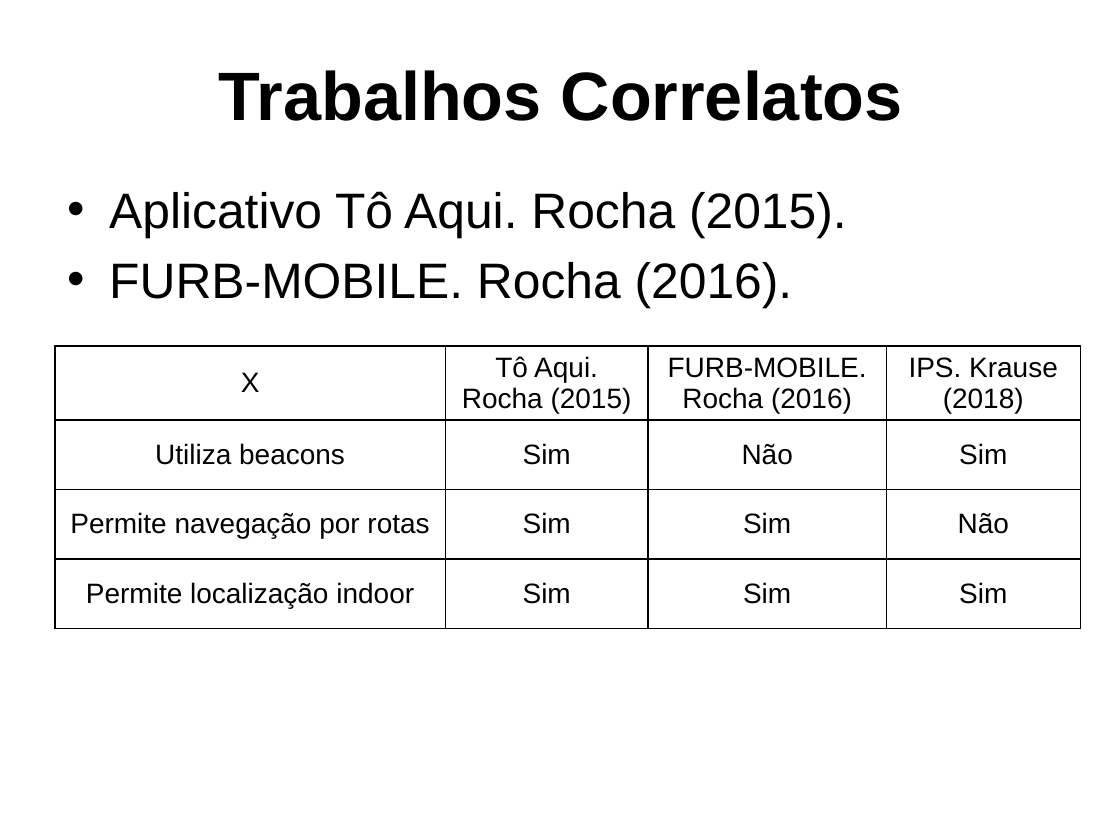
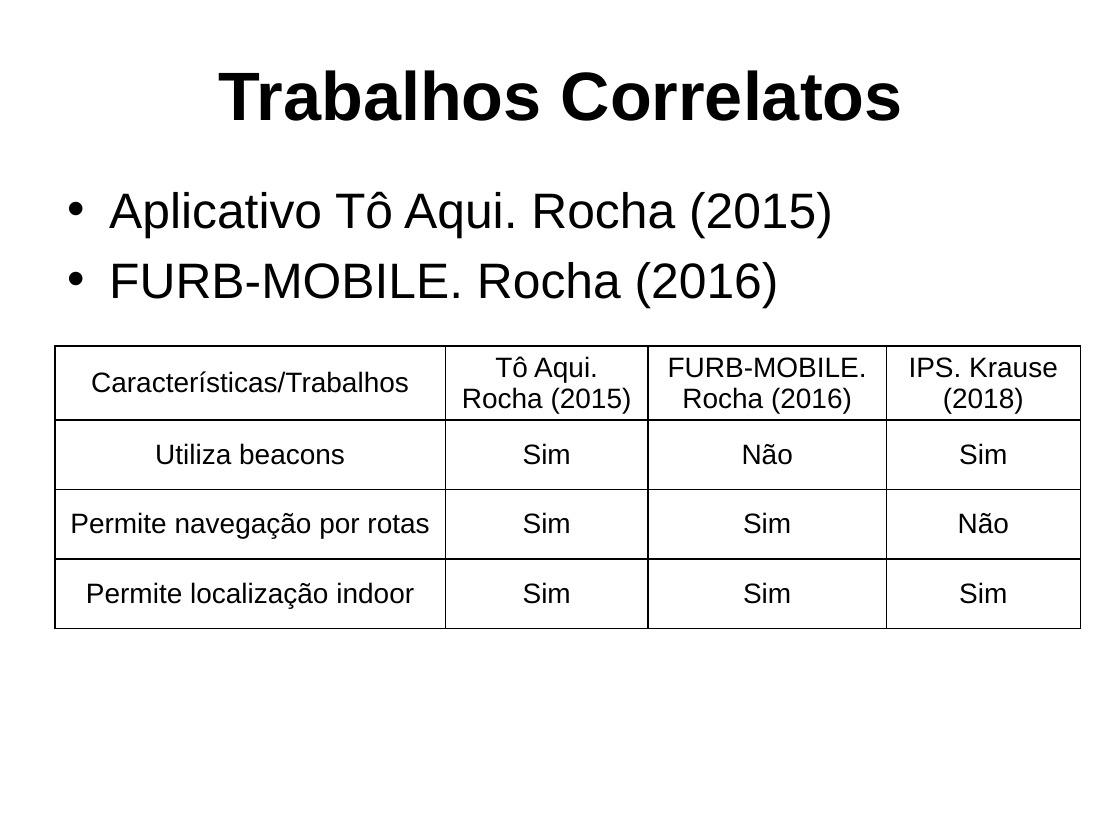
Before and after one commit to dalton-reis/tcc_bcc_2018_2_drkrause_DjonathanRafaelKrause, a slide deck: slide 10 of Textos/ApresentacaoTCC-DjonathanKrause.pptx. Drawn at 1120x840 pixels with LibreOffice and Linux fonts; fonts in the diff are those of the drawing; background and template pictures are left out. Boxes give left, top, right and bottom in pixels: in the first picture for what was removed or moved away, otherwise in the second. Text is boxed around its words. In the diff, an @@ line names an element or a change of style, - is before the commit and + after.

```diff
--- a/Textos/ApresentacaoTCC-DjonathanKrause.pptx
+++ b/Textos/ApresentacaoTCC-DjonathanKrause.pptx
@@ text at <box>109,191,833,308</box>: text changed @@
-• Aplicativo Tô Aqui. Rocha (2015).
-• FURB-MOBILE. Rocha (2016).
+• Aplicativo Tô Aqui. Rocha (2015)
+• FURB-MOBILE. Rocha (2016)
@@ table at <box>55,346,1081,633</box> @@
-row 1, column 1: X
+row 1, column 1: Características/Trabalhos
```
Also in this commit, not shown: 13 other slides changed, 5 slides added, 46 other files.
